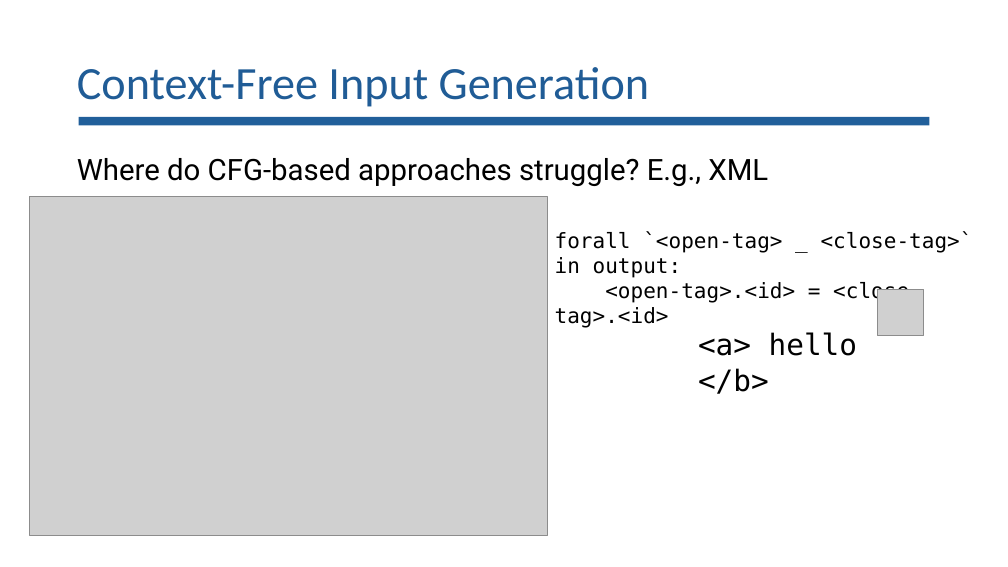
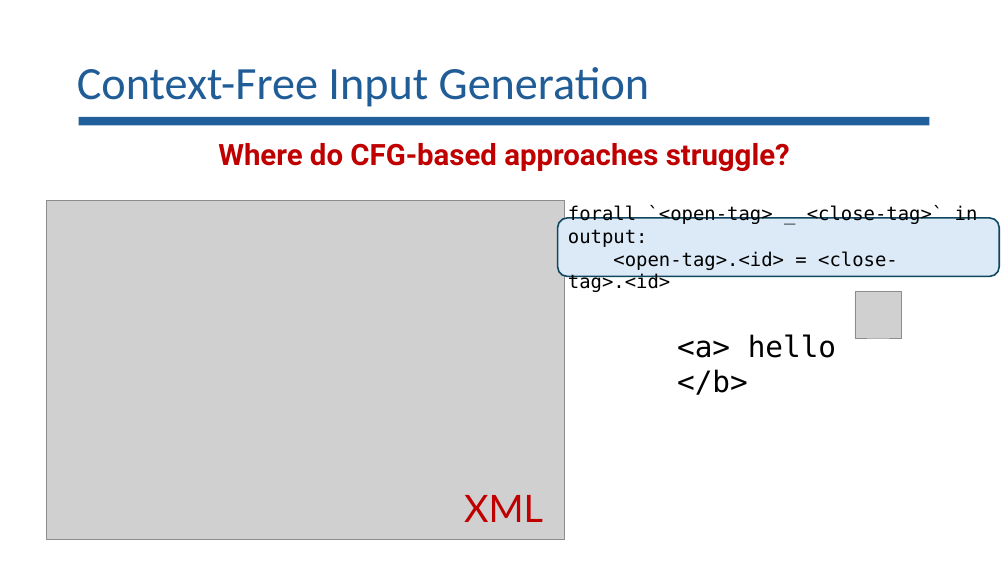
Before and after one commit to lorchrob/goblin_slides, a slide deck: slide 8 of goblin_slides.pptx (slide 7 before the commit). Drawn at 1008x567 pixels with LibreOffice and Linux fonts; fonts in the diff are those of the drawing; grey boxes stand for pictures. Boxes give left, top, right and bottom in pixels: in the first picture for what was removed or moved away, otherwise in the second. Text is boxed around its words. In the diff, an @@ line names an element or a change of style, - is before the commit and + after.

```diff
--- a/goblin_slides.pptx
+++ b/goblin_slides.pptx
@@ text at <box>218,143,790,171</box>: text changed; text colour #000000 to #C00000; bold on @@
-Where do CFG-based approaches struggle? E.g., XML
+Where do CFG-based approaches struggle?
@@ picture: place and size @@
-picture at <box>29,197,547,535</box>
+picture at <box>46,200,564,539</box>
@@ rounded rectangle "forall `<open-tag> _ <close-tag>` in ...": place and size @@
-rounded rectangle "forall `<open-tag> _ <close-tag>` in ..." at <box>555,231,973,328</box>
+rounded rectangle "forall `<open-tag> _ <close-tag>` in ..." at <box>558,218,1000,276</box>
@@ rounded rectangle "forall `<open-tag> _ <close-tag>` in ..." at <box>558,218,1000,276</box>: size 20 to 18 pt; vertical alignment top to middle; fill none to #DCEAF7; outline none to #104760 1.5 pt @@
@@ picture: place and size @@
-picture at <box>878,290,924,336</box>
+picture at <box>855,292,901,338</box>
@@ text "<a> hello </b>": place and size @@
-text "<a> hello </b>" at <box>698,332,857,394</box>
+text "<a> hello </b>" at <box>677,334,836,395</box>
@@ text added at <box>464,495,543,522</box>, 36 pt, text #C00000 @@
+XML
```
Also in this commit, not shown: 18 other slides changed, 2 slides added, 1 slide removed.
